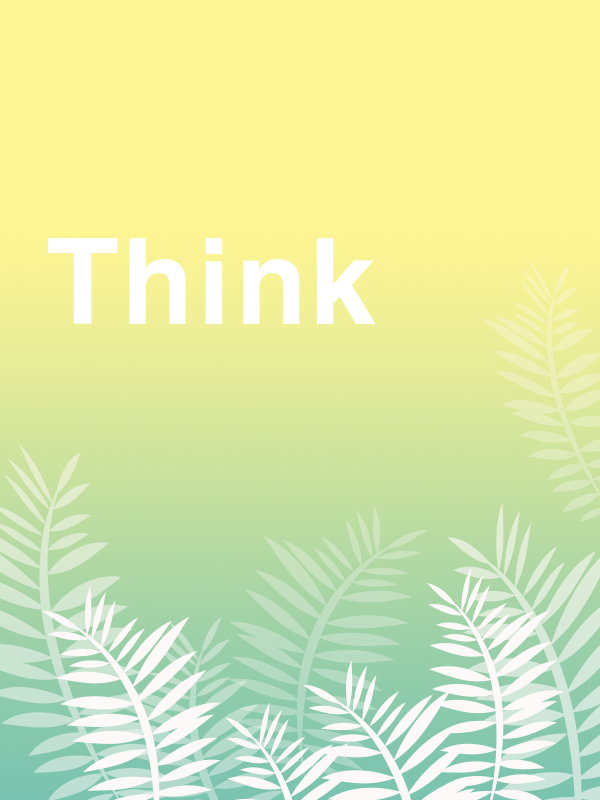
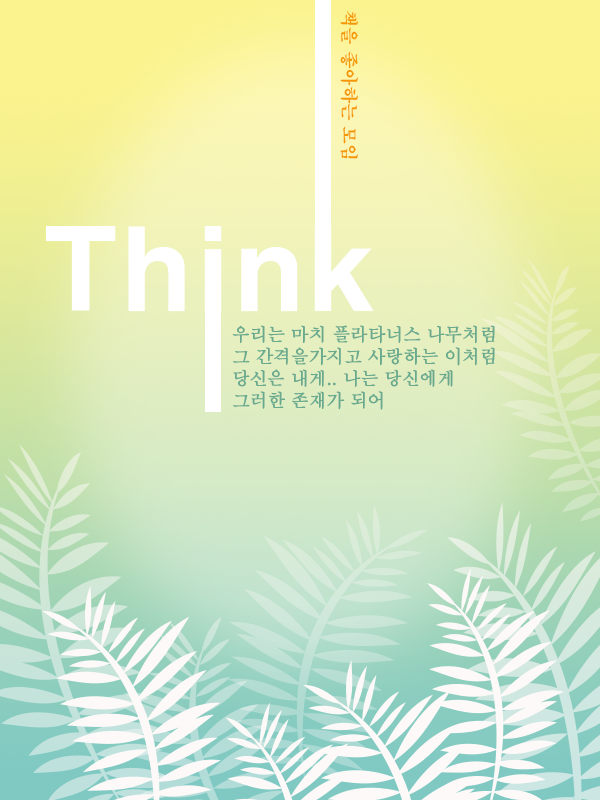
The second 600x800 image is a revision of the first. Changes to its layers:
added layer "우리는 마치 플라타너스 나무처럼 그 간격을가지고 사랑하는 이처럼 당신은 내게.. 나는 당신에게 그러한 존재가 되어" above "책을 좋아하는 모임" over [left=232, top=325, right=495, bottom=410]
added layer "책을 좋아하는 모임" above "Rectangle 1 copy" over [left=340, top=10, right=358, bottom=159]
added layer "Rectangle 1 copy" above "Rectangle 1" over [left=315, top=0, right=331, bottom=269]
added layer "Rectangle 1" above "Think" over [left=205, top=297, right=221, bottom=412]
painted on "Think" over [left=46, top=226, right=376, bottom=324]
painted on "Shape 1 copy 7" over [left=511, top=306, right=562, bottom=407]
painted on "Shape 1 copy 6" over [left=535, top=614, right=589, bottom=800]
painted on "Shape 1 copy 5" over [left=235, top=656, right=372, bottom=732]
painted on "Shape 1 copy 4" over [left=63, top=514, right=87, bottom=520]
painted on "Shape 1 copy 3" (1st of 2, in "LEAVES") over [left=162, top=738, right=217, bottom=760]
painted on "Shape 1 copy 3" (2nd of 2, in "LEAVES") over [left=209, top=707, right=244, bottom=782]
painted on "Shape 1 copy 2" over [left=244, top=734, right=283, bottom=777]
painted on "Shape 1" over [left=444, top=574, right=525, bottom=731]
removed layer "Layer 1" (was 60%) over [left=0, top=0, right=600, bottom=800]
added layer "Layer 2" (35%) above "Layer 3" over [left=6, top=0, right=600, bottom=734]
added layer "Layer 3" (76%) above "Background" over [left=0, top=0, right=600, bottom=800]
